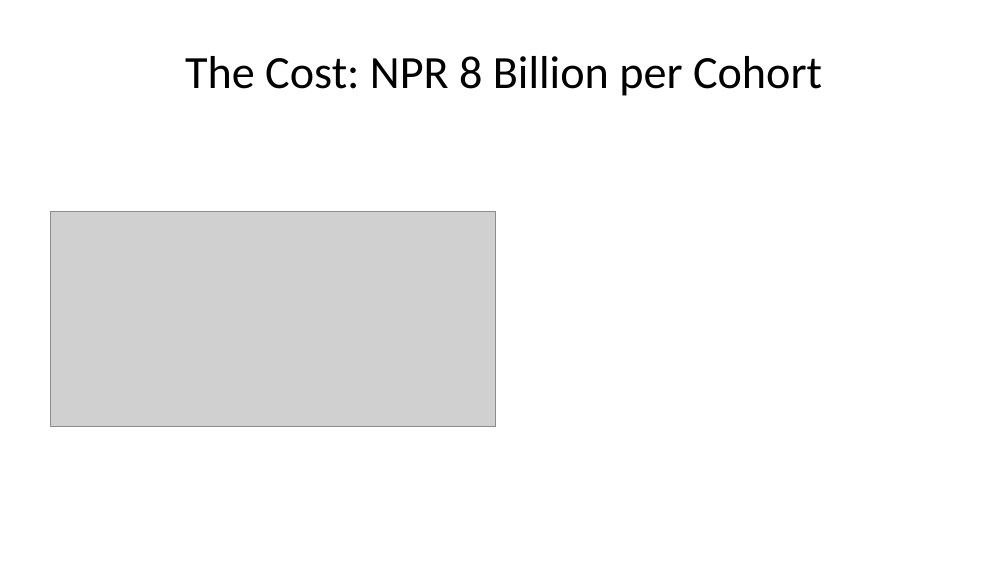
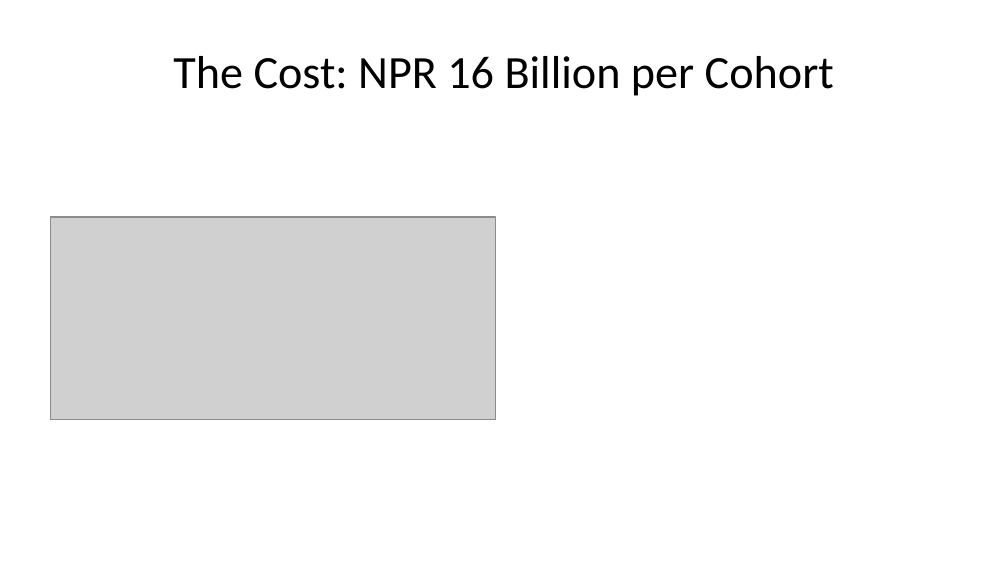
Before and after one commit to hgrueso/nepal-cost-of-inaction, a slide deck: slide 4 of reports/nepal_slides_short.pptx. Drawn at 1008x567 pixels with LibreOffice and Linux fonts; fonts in the diff are those of the drawing; grey boxes stand for pictures. Boxes give left, top, right and bottom in pixels: in the first picture for what was removed or moved away, otherwise in the second. Text is boxed around its words. In the diff, an @@ line names an element or a change of style, - is before the commit and + after.

Commit message:
Census-anchored cost charts, relabelled b1, slides rendered

```diff
--- a/reports/nepal_slides_short.pptx
+++ b/reports/nepal_slides_short.pptx
@@ title at (173, 56, 834, 96): text changed @@
-The Cost: NPR 8 Billion per Cohort
+The Cost: NPR 16 Billion per Cohort
@@ picture: place and size @@
-picture at (50, 212, 496, 427)
+picture at (50, 217, 496, 419)
```
Also in this commit, not shown: 2 other slides changed, 2 slides removed, 6 other files.
